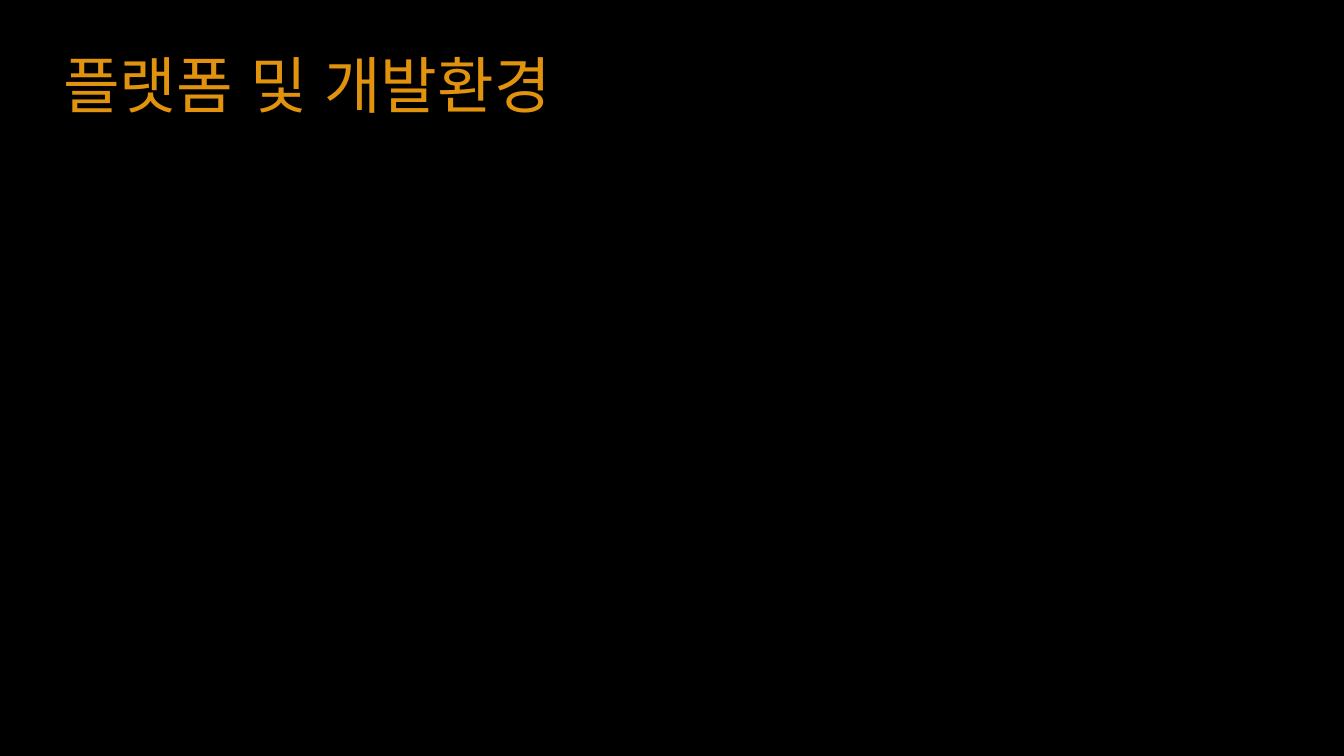
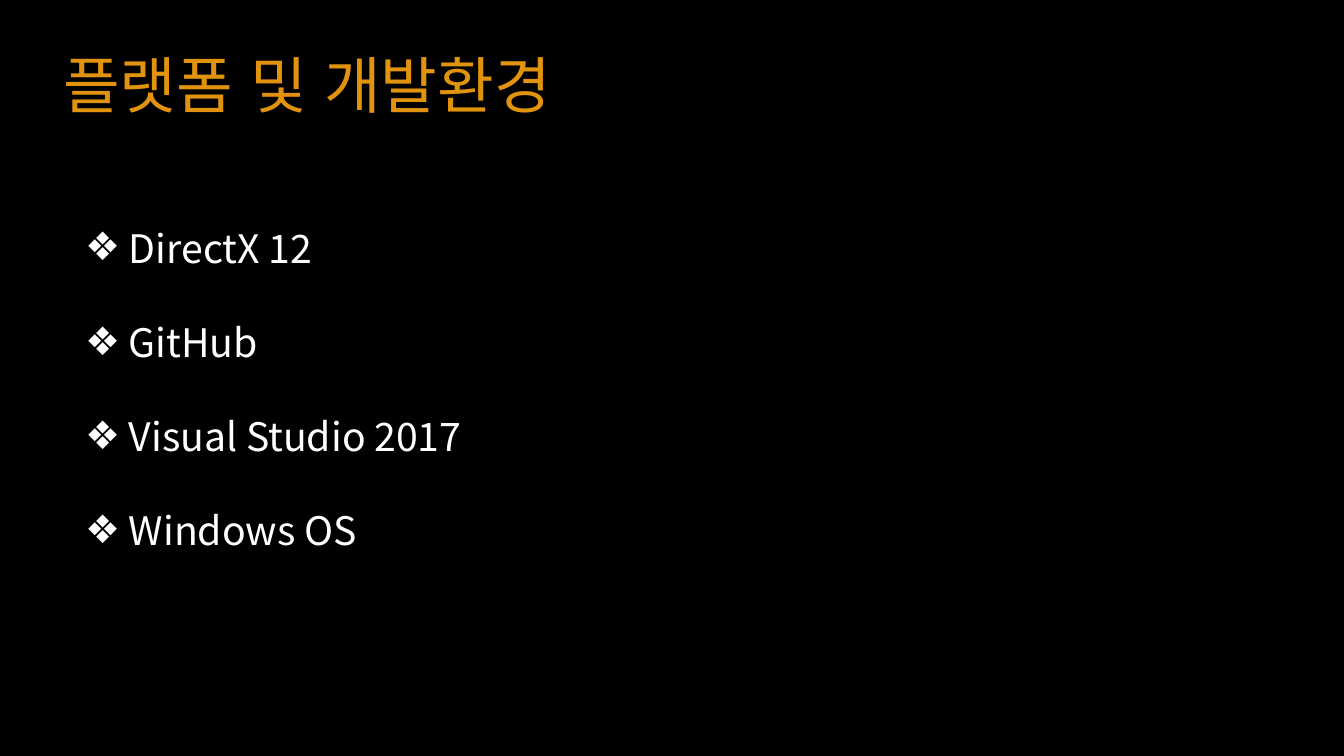
Before and after one commit to YKTeam/Room503, a slide deck: slide 7 of Document/Escape Cube(가제) ppt.pptx. Drawn at 1344x756 pixels with LibreOffice and Linux fonts; fonts in the diff are those of the drawing. Boxes give left, top, right and bottom in pixels: in the first picture for what was removed or moved away, otherwise in the second. Text is boxed around its words. In the diff, an @@ line names an element or a change of style, - is before the commit and + after.

```diff
--- a/Document/Escape Cube(가제) ppt.pptx
+++ b/Document/Escape Cube(가제) ppt.pptx
@@ text added at [129, 232, 462, 546], 28 pt, text #FFFFFF @@
+❖ DirectX 12
+❖ GitHub
+❖ Visual Studio 2017
+❖ Windows OS
```
Also in this commit, not shown: 7 other slides changed, 2 slides added, 2 slides removed.
